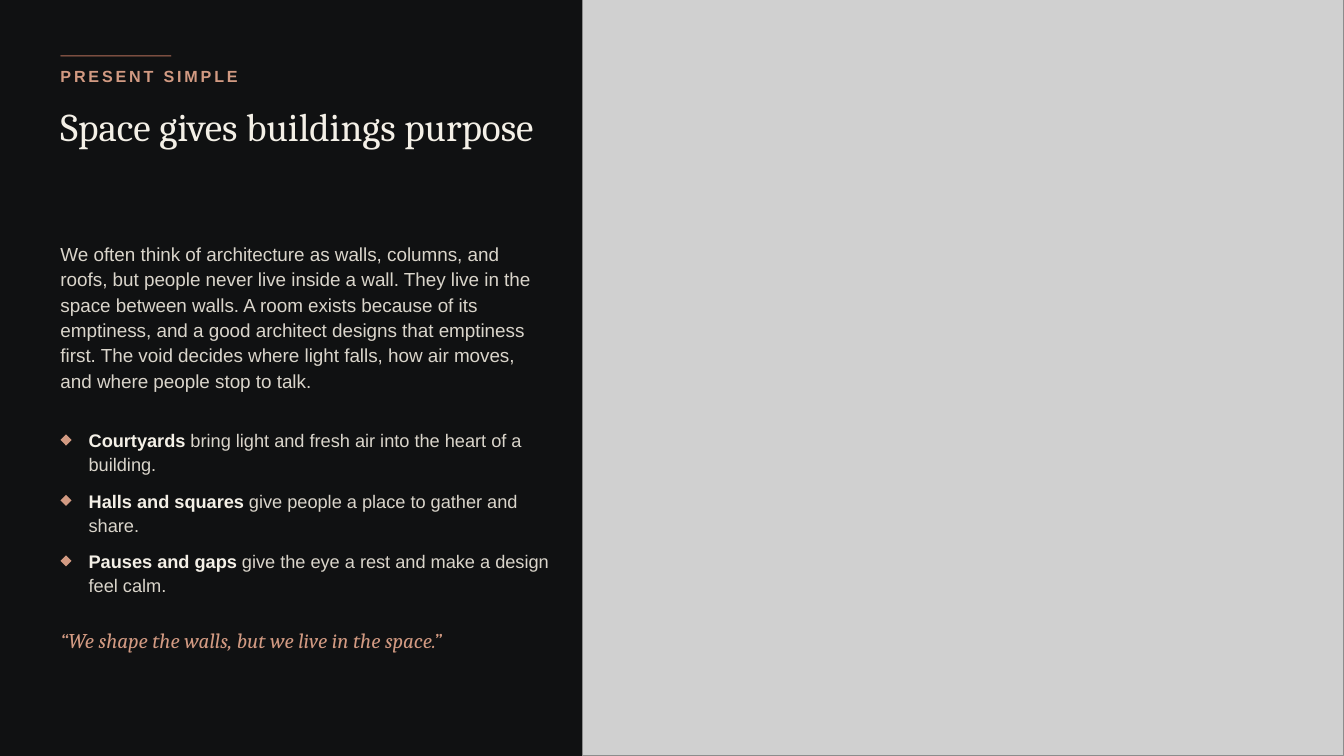
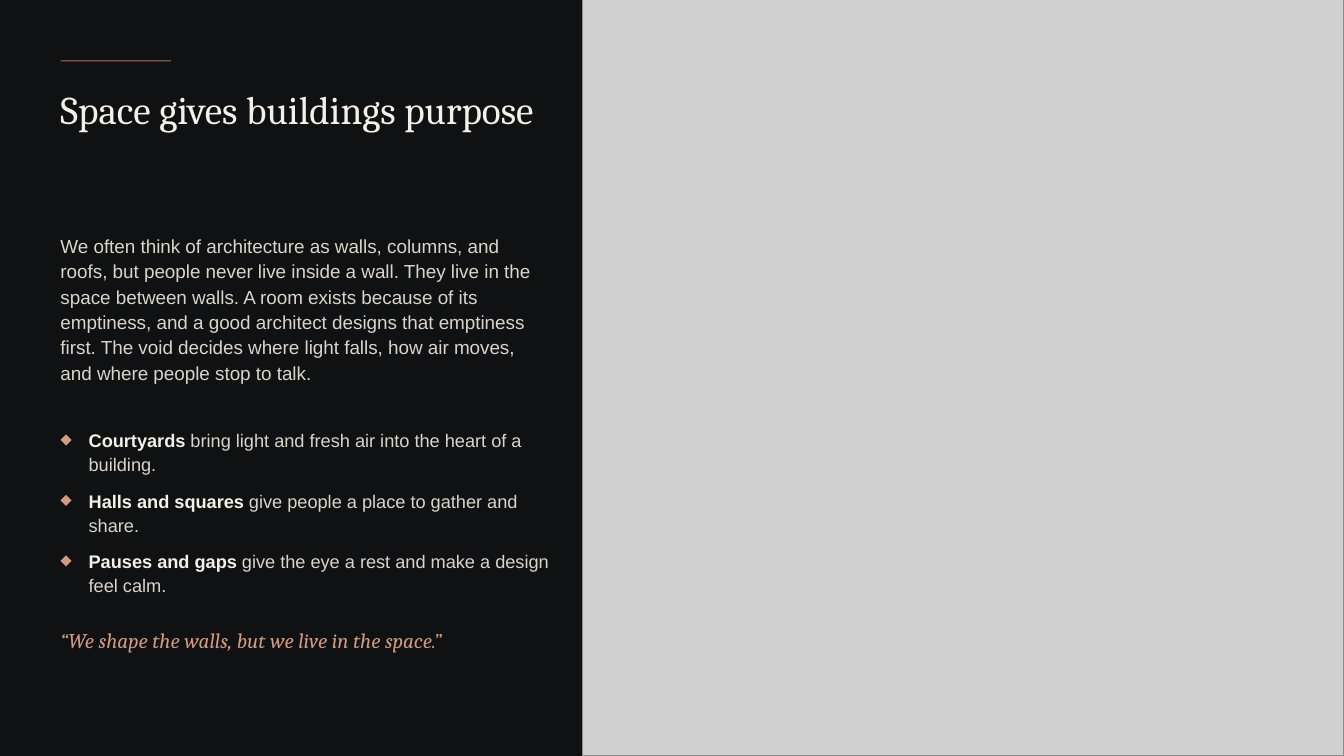
Before and after one commit to s2512013660-art/Akli, a slide deck: slide 2 of presentation-kit/empty-space-topic/The-Architecture-of-Empty-Space_Animated.pptx. Drawn at 1344x756 pixels with LibreOffice and Linux fonts; fonts in the diff are those of the drawing; grey boxes stand for pictures; background and template pictures are left out. Boxes give left, top, right and bottom in pixels: in the first picture for what was removed or moved away, otherwise in the second. Text is boxed around its words. In the diff, an @@ line names an element or a change of style, - is before the commit and + after.

```diff
--- a/presentation-kit/empty-space-topic/The-Architecture-of-Empty-Space_Animated.pptx
+++ b/presentation-kit/empty-space-topic/The-Architecture-of-Empty-Space_Animated.pptx
@@ text "Space gives buildings purpose": place and size @@
-text "Space gives buildings purpose" at [60,114,533,150]
+text "Space gives buildings purpose" at [60,97,533,133]
@@ rounded rectangle: place and size @@
-rounded rectangle at [60,55,171,56]
+rounded rectangle at [60,60,171,62]
@@ text removed at [60,70,238,82] @@
-PRESENT SIMPLE
@@ text "We often think of architecture ...": place and size @@
-text "We often think of architecture ..." at [60,247,530,392]
+text "We often think of architecture ..." at [60,239,530,384]
```
Also in this commit, not shown: 8 other slides changed, 2 other files.
